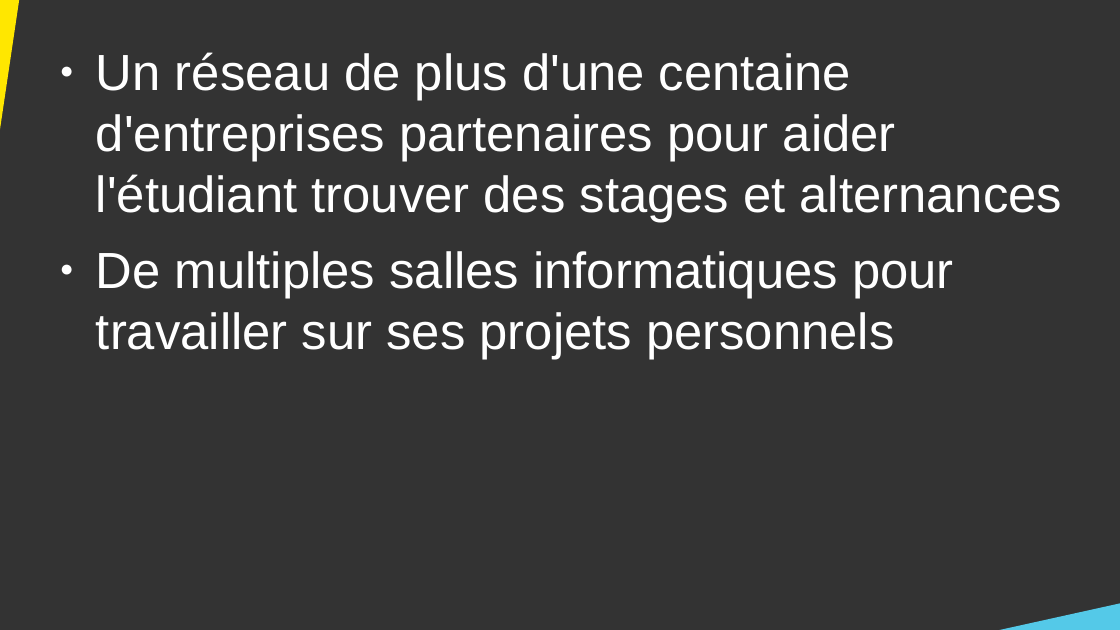
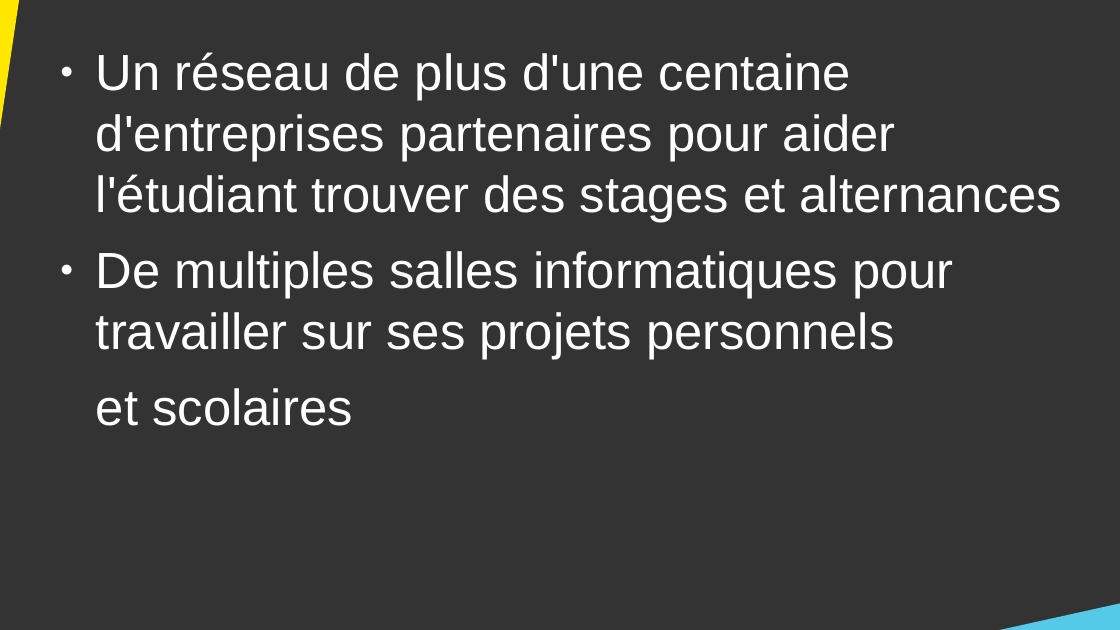
Before and after one commit to DanYellow/cours, a slide deck: slide 27 of presentation-formation-mmi/presentation.odp. Drawn at 1120x630 pixels with LibreOffice and Linux fonts; fonts in the diff are those of the drawing. Boxes give left, top, right and bottom in pixels: in the first picture for what was removed or moved away, otherwise in the second. Text is boxed around its words. In the diff, an @@ line names an element or a change of style, - is before the commit and + after.

```diff
--- a/presentation-formation-mmi/presentation.odp
+++ b/presentation-formation-mmi/presentation.odp
@@ text at box(96, 388, 352, 426): paragraph added @@
+et scolaires
```
Also in this commit, not shown: 2 other slides changed, 2 slides added, 8 other files.
